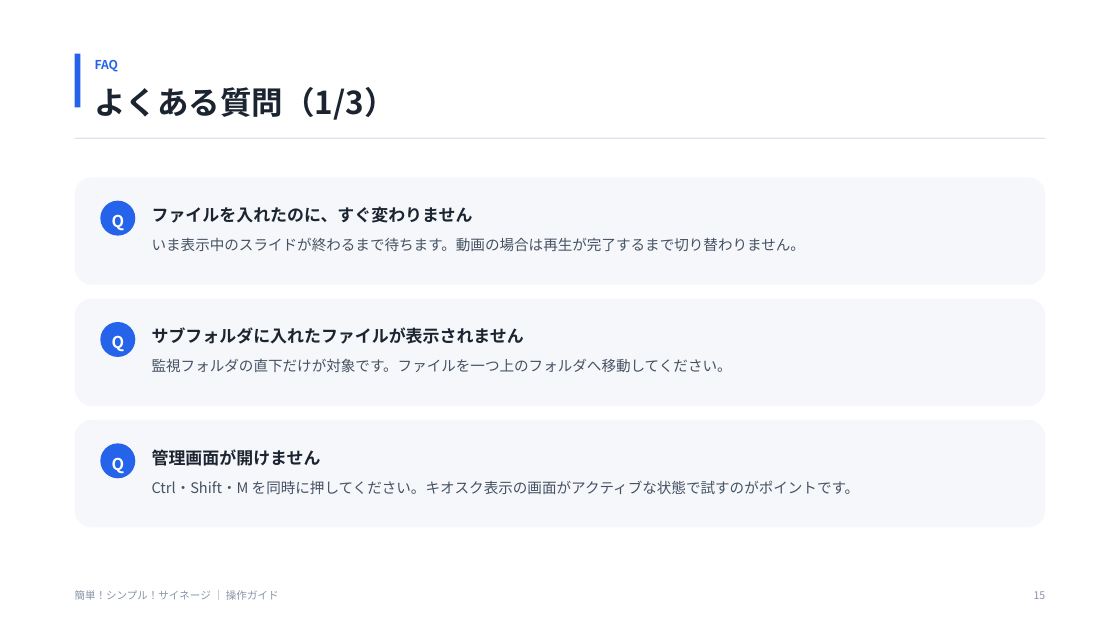
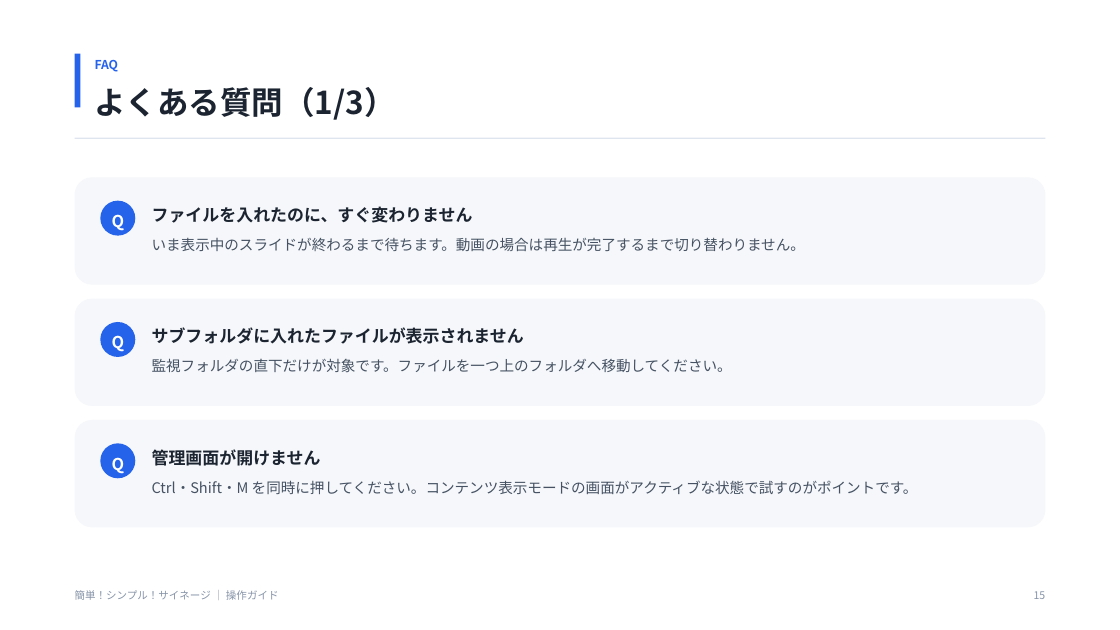
Before and after one commit to kamanori3/SimpleDigitalSignage, a slide deck: slide 15 of docs/操作ガイド.pptx. Drawn at 1120x630 pixels with LibreOffice and Linux fonts; fonts in the diff are those of the drawing. Boxes give left, top, right and bottom in pixels: in the first picture for what was removed or moved away, otherwise in the second. Text is boxed around its words. In the diff, an @@ line names an element or a change of style, - is before the commit and + after.

```diff
--- a/docs/操作ガイド.pptx
+++ b/docs/操作ガイド.pptx
@@ text at [152, 480, 918, 494]: text changed @@
-Ctrl・Shift・M を同時に押してください。キオスク表示の画面がアクティブな状態で試すのがポイントです。
+Ctrl・Shift・M を同時に押してください。コンテンツ表示モードの画面がアクティブな状態で試すのがポイントです。
```
Also in this commit, not shown: 7 other slides changed, 15 other files.
